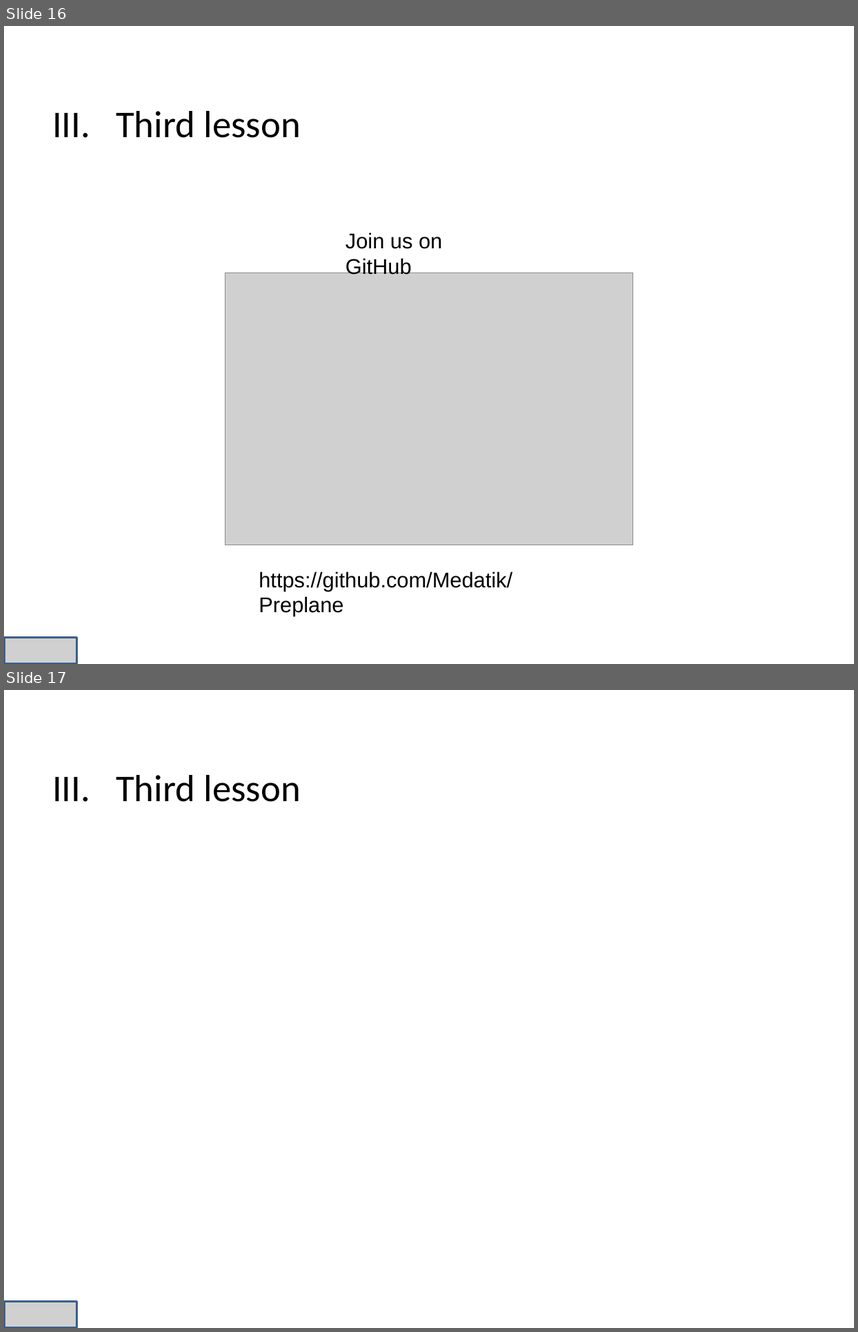
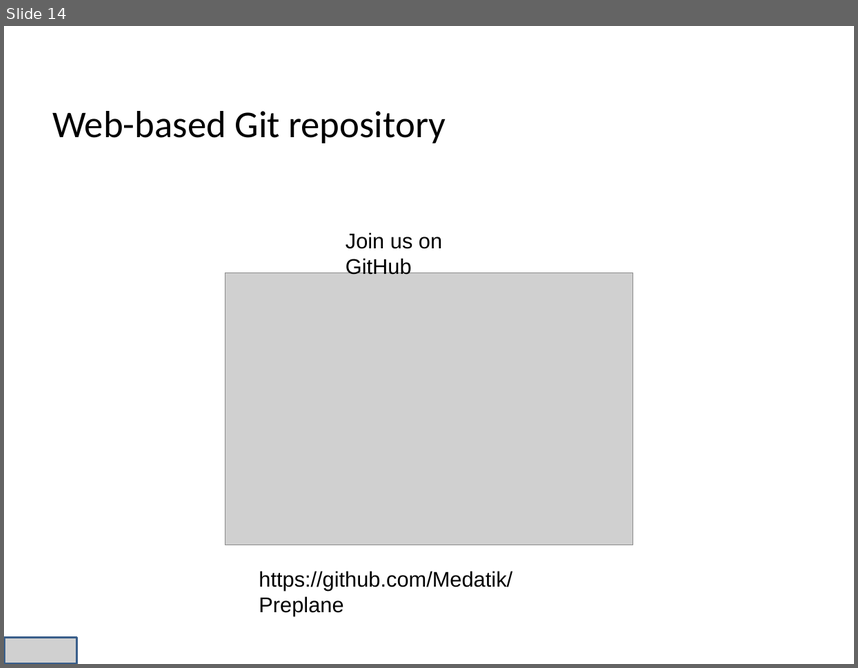
Before and after one commit to niss93/Preplane, a slide deck: Presentation.pptx. Shown one above the other, each under a label of ours: slides 16 and 17 before the commit, slide 14 after it. The pictures are 858x1332 and 858x668 pixels, drawn with LibreOffice and Linux fonts; fonts in the diff are those of the drawing; grey boxes stand for pictures; background and template pictures are left out. Boxes give left, top, right and bottom in pixels: in the first picture for what was removed or moved away, otherwise in the second. Text is boxed around its words. In the diff, an @@ line names an element or a change of style, - is before the commit and + after.

```diff
--- a/Presentation.pptx
+++ b/Presentation.pptx
@@ slide 17 removed at [4,690,854,1328], background picture (left out) @@
@@ text removed at [52,775,301,802] @@
-III. Third lesson
@@ picture removed at [4,1301,77,1328] @@
@@ what was slide 16 is now slide 14 @@
@@ slide 14 changed as well @@
@@ text at [52,111,446,143]: text changed @@
-III. Third lesson
+Web-based Git repository
```
Also in this commit, not shown: 6 other slides changed, 5 slides added, 7 other slides removed, 3 other files.
